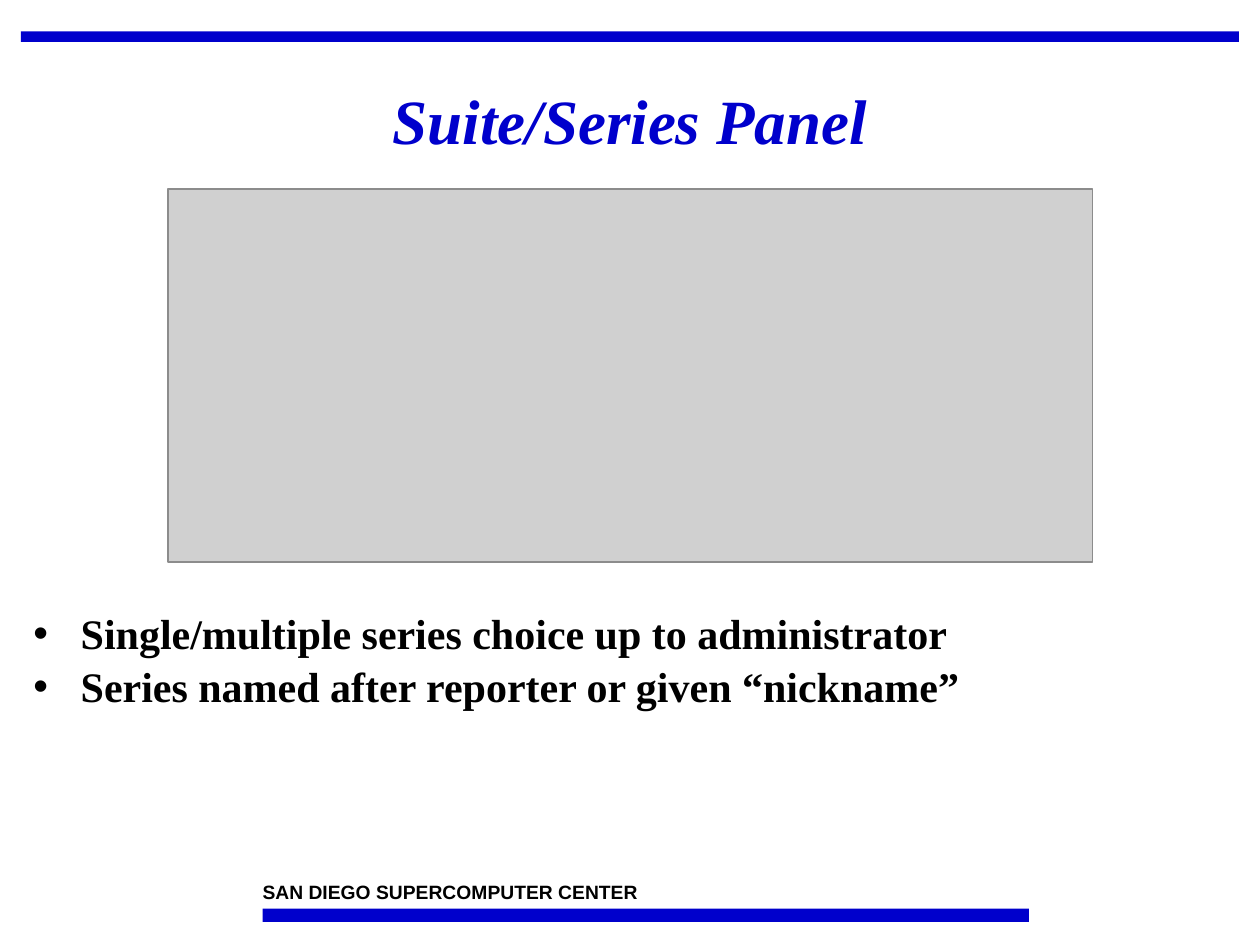
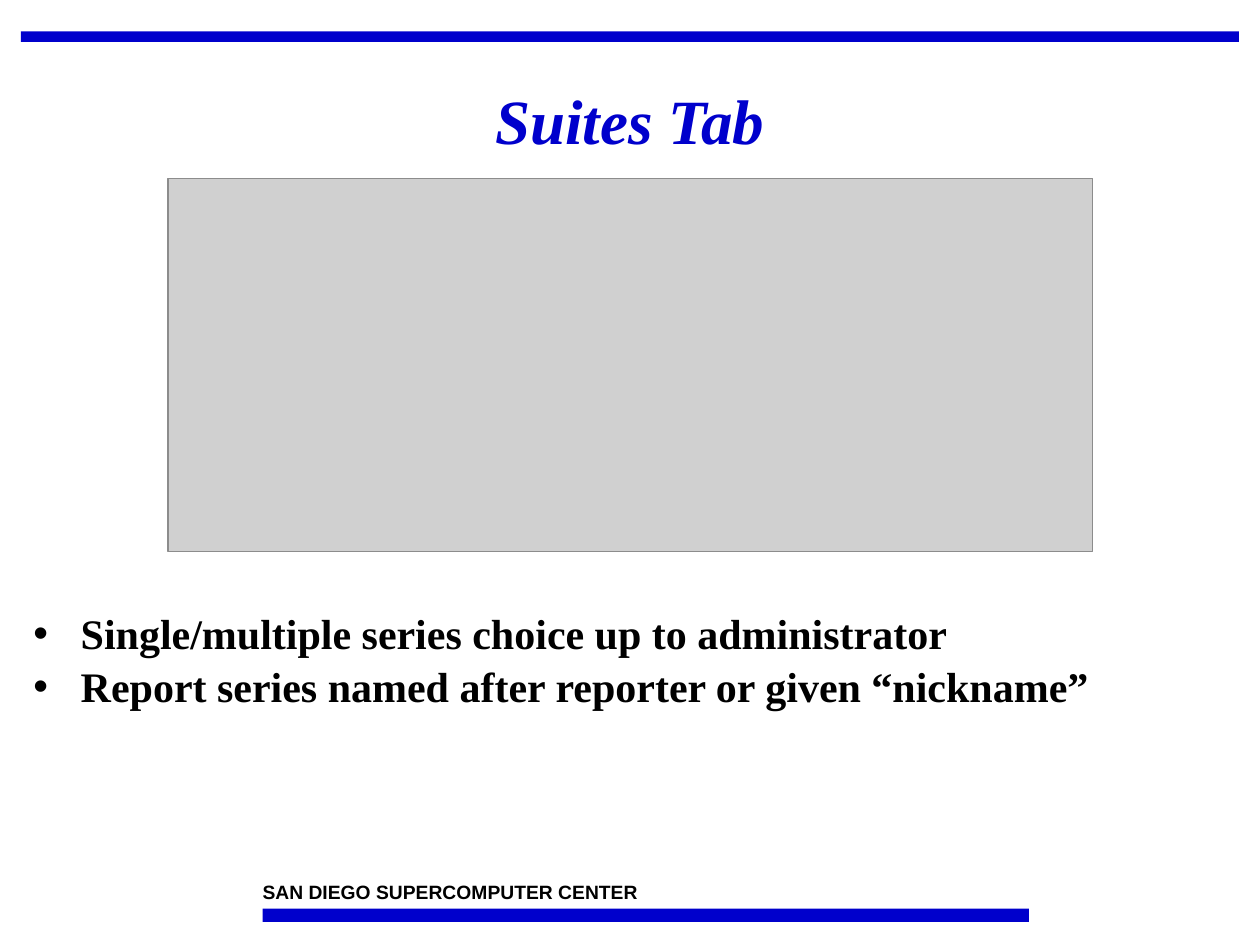
Before and after one commit to IncaProject/inca-xsede, a slide deck: slide 16 of talks/feb-06-workshop/incat.ppt. Drawn at 1260x945 pixels with LibreOffice and Linux fonts; fonts in the diff are those of the drawing; grey boxes stand for pictures; background and template pictures are left out. Boxes give left, top, right and bottom in pixels: in the first picture for what was removed or moved away, otherwise in the second. Text is boxed around its words. In the diff, an @@ line names an element or a change of style, - is before the commit and + after.

```diff
--- a/talks/feb-06-workshop/incat.ppt
+++ b/talks/feb-06-workshop/incat.ppt
@@ title at (495,100,765,145): text changed @@
-Suite/Series Panel
+Suites Tab
@@ picture: place and size @@
-picture at (168,189,1092,562)
+picture at (168,179,1092,552)
@@ text at (81,672,1088,711): text changed @@
-• Series named after reporter or given “nickname”
+• Report series named after reporter or given “nickname”
```
Also in this commit, not shown: 6 other slides changed, 1 slide added, 2 other files.
